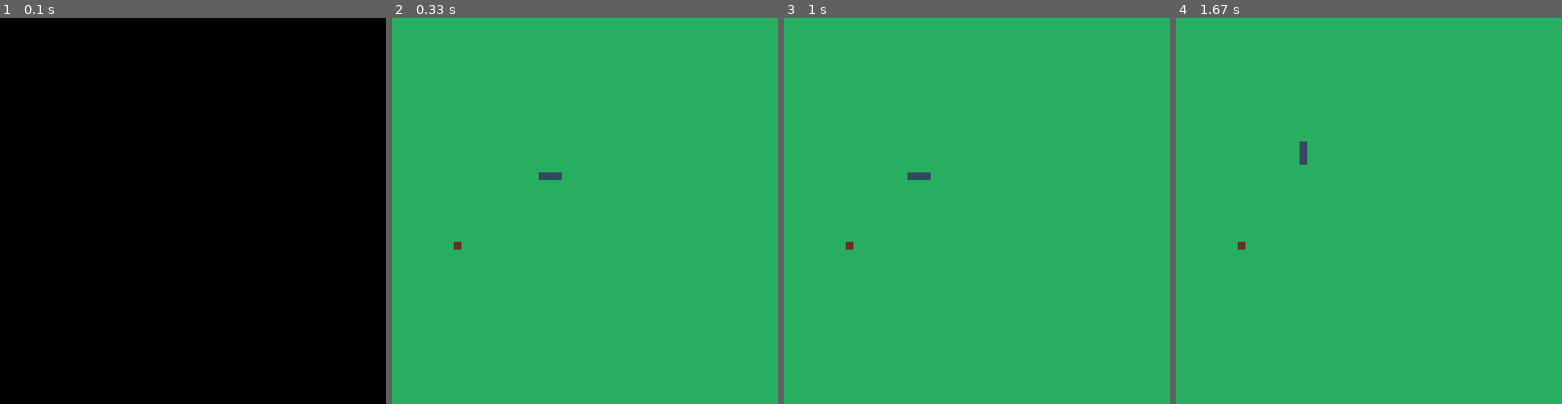
Above: before the commit, frames 1-4 (left to right).
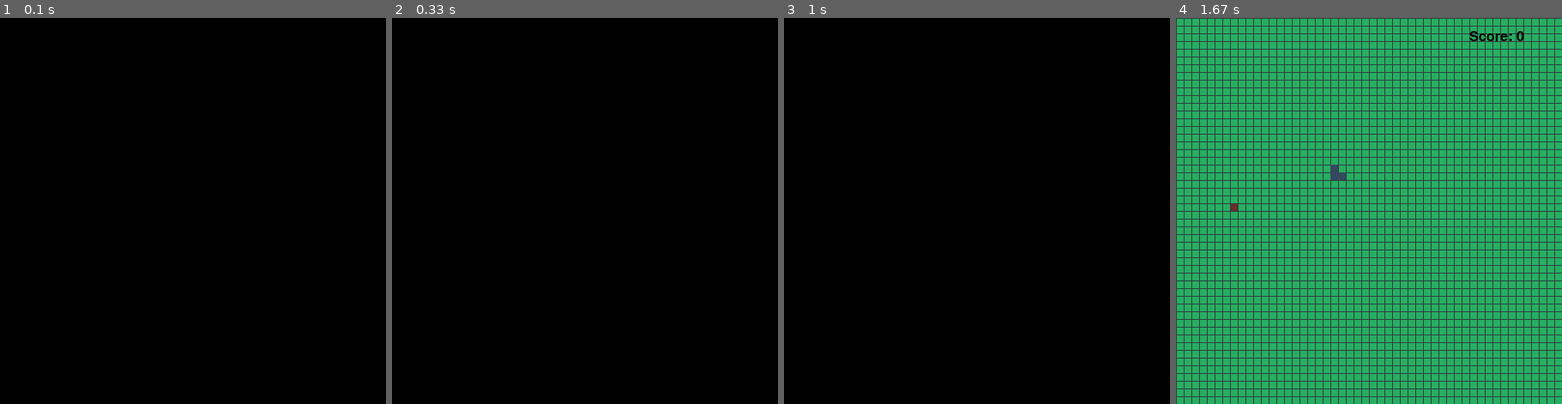
Above: after the commit, the same moments.

Repository: RenanSN/games
Game: pygame game, started from SnakeGame_Python+pygame/main.py
Two runs of this game, one before a commit and one after it. Both use one fixed random seed, a clock stepped at 60 frames per second and the inputs below.
Inputs:
- Up to frame 1 (0.1 s): no input
- Up to frame 2 (0.33 s): no input
- Up to frame 3 (1 s): hold Up from 0.83 s (still down)
- Up to frame 4 (1.67 s): release Up at 1.3 s

Frame 1 is identical in both runs. In frame 2, 100% of the frame differs, in the area x 0-100%, y 0-100%; in frame 3, 100%; in frame 4, 19%.

Commit message:
jogodacobrinhaV2

Diff:
--- a/SnakeGame_Python+pygame/main.py
+++ b/SnakeGame_Python+pygame/main.py
@@ -2,8 +2,8 @@
 from pygame.locals import *
 
 def on_grid_random():
-    x = random.randint(0,590)
-    y = random.randint(0,590)
+    x = random.randint(0,500)
+    y = random.randint(0,500)
     return (x//10 * 10, y//10 * 10)
 
 def collision(c1, c2):
@@ -29,48 +29,97 @@
 apple.fill((105,47,45)) # cor da maçã
 
 #direção que inicia
-my_direction = LEFT
+my_direction = RIGHT
 
 clock = pygame.time.Clock()
 
-while True:
-    clock.tick(5) # Velocidade
+# Pontuação
+font = pygame.font.Font('freesansbold.ttf', 18)
+score = 0
+
+game_over = False
+
+while not game_over:
+    clock.tick(1) # Velocidade
     for event in pygame.event.get():
         if event.type == QUIT:
             pygame.quit()
+            exit()
 
         if event.type == KEYDOWN:
-            if event.key == K_UP:
+            if event.key == K_UP and my_direction != DOWN:
                 my_direction = UP
-            if event.key == K_DOWN:
+            if event.key == K_DOWN and my_direction != UP:
                 my_direction = DOWN
-            if event.key == K_RIGHT:
+            if event.key == K_RIGHT and my_direction != LEFT:
                 my_direction = RIGHT
-            if event.key == K_LEFT:
+            if event.key == K_LEFT and my_direction != RIGHT:
                 my_direction = LEFT
 
     #colisão com a maçã
     if collision(snake[0], apple_pos):
         apple_pos = on_grid_random()
         snake.append((0,0))
+        score = score + 1
+
+    # Verifica se a cobra colidiu com as boras
+    if snake[0][0] == 500 or snake[0][1] == 500 or snake[0][0] < 0 or snake[0][1] < 0:
+        game_over = True
+        break
+
+    # Verifique se a cobra atingiu a si mesma
+    for i in range(1, len(snake) - 1):
+        if snake[0][0] == snake[i][0] and snake[0][1] == snake[i][1]:
+            game_over = True
+            break
+
+    if game_over:
+        break
 
     # movimentação da cabeça e sobre posição da cobra
-    for i in range(len(snake) -1 , 0, -1):
-        snake[i] = (snake[i-1][0], snake[i-1][1])
+    #for i in range(len(snake) - 1, 0, -1):
+    #    snake[i] = (snake[i-1][0], snake[i-1][1])
 
-    # Movimentação
+    snake.pop()
+
+    # Actually make the snake move.
     if my_direction == UP:
-        snake[0] = (snake[0][0], snake[0][1] - 10)
+        snake.insert(0, (snake[0][0], snake[0][1] - 10))
     if my_direction == DOWN:
-        snake[0] = (snake[0][0], snake[0][1] + 10)
+        snake.insert(0, (snake[0][0], snake[0][1] + 10))
     if my_direction == RIGHT:
-        snake[0] = (snake[0][0] + 10, snake[0][1])
+        snake.insert(0, (snake[0][0] + 10, snake[0][1]))
     if my_direction == LEFT:
-        snake[0] = (snake[0][0] - 10, snake[0][1])
+        snake.insert(0, (snake[0][0] - 10, snake[0][1]))
 
     screen.fill((39,174,96)) # Cor de fundo
     screen.blit(apple,apple_pos)
+
+    for x in range(0, 500, 10): # Desenhar linhas verticais
+        pygame.draw.line(screen, (47, 54, 64), (x, 0), (x, 500))
+    for y in range(0, 500, 10): # Desenhar linhas horizontal
+        pygame.draw.line(screen, (47, 54, 64), (0, y), (500, y))
+
+    score_font = font.render('Score: %s' % (score), True, (0,0,0))
+    score_rect = score_font.get_rect()
+    score_rect.topleft = (500 - 120, 15)
+    screen.blit(score_font, score_rect)
+
     for pos in snake:
         screen.blit(snake_skin,pos)
 
     pygame.display.update()
+
+while True:
+    game_over_font = pygame.font.Font('freesansbold.ttf', 75)
+    game_over_screen = game_over_font.render('Game Over', True, (232, 65, 24))
+    game_over_rect = game_over_screen.get_rect()
+    game_over_rect.midtop = (500 / 2, 170)
+    screen.blit(game_over_screen, game_over_rect)
+    pygame.display.update()
+    pygame.time.wait(500)
+    while True:
+        for event in pygame.event.get():
+            if event.type == QUIT:
+                pygame.quit()
+                exit()
Not shown, changed: SnakeGame_Python+pygame/README.md
Binary file added: SnakeGame_Python+pygame/capa.PNG
Binary file added: SnakeGame_Python+pygame/game_over.PNG
